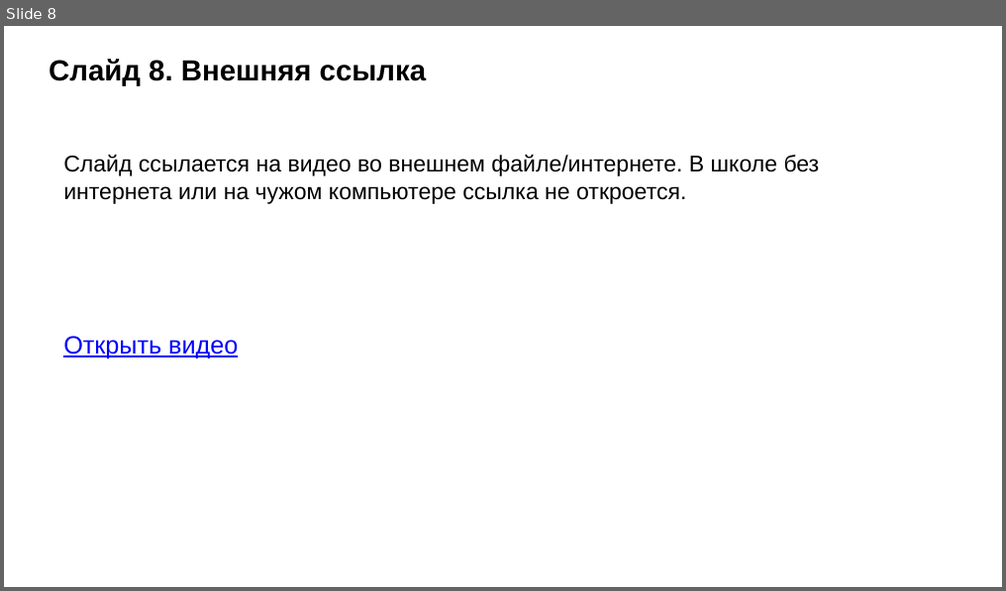
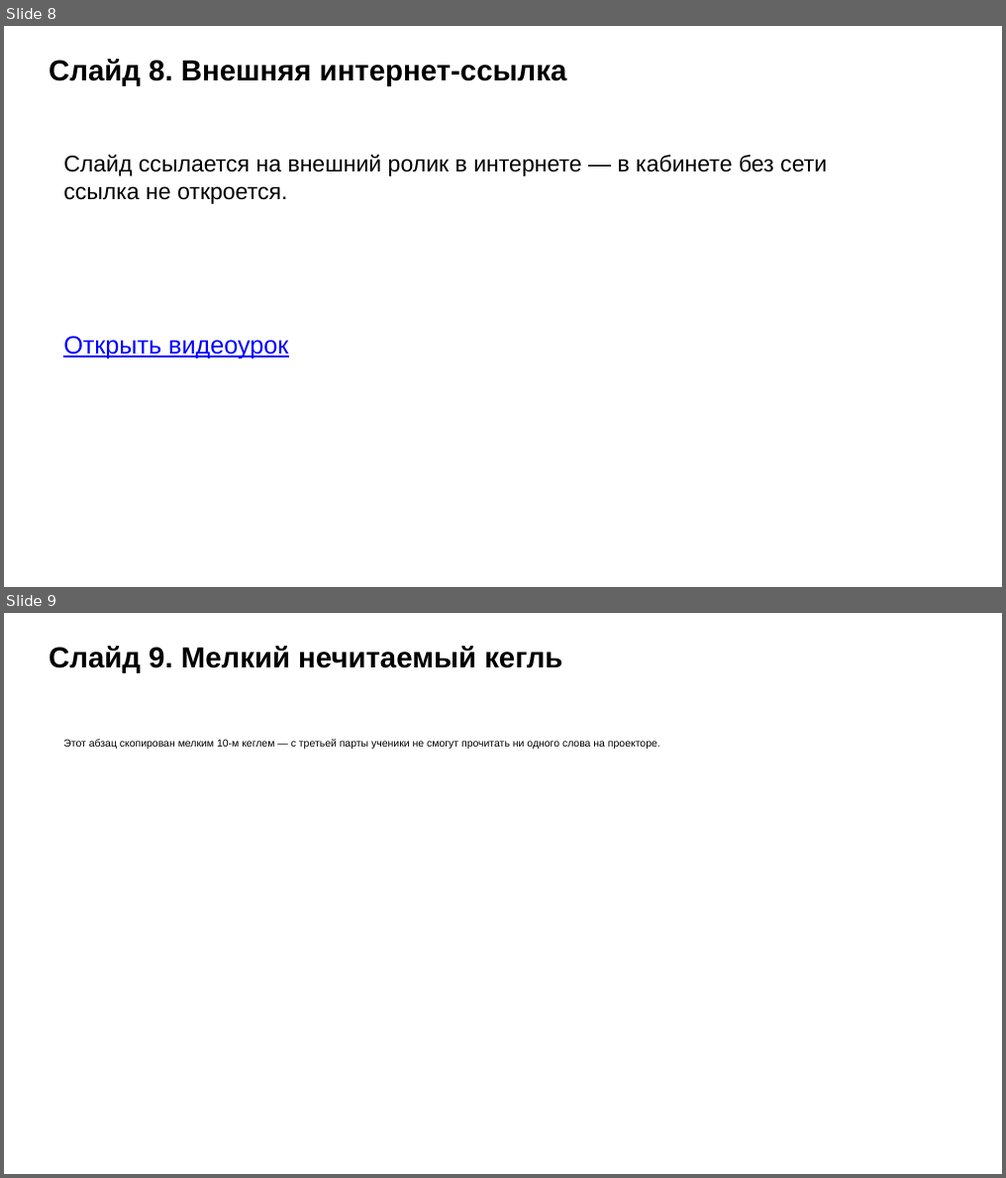
Before and after one commit to Dordschi/pptx-checker, a slide deck: test_files/broken.pptx. Shown one above the other, each under a label of ours: slide 8 before the commit, slides 8 and 9 after it. The pictures are 1006x591 and 1006x1178 pixels, drawn with LibreOffice and Linux fonts; fonts in the diff are those of the drawing. Boxes give left, top, right and bottom in pixels: in the first picture for what was removed or moved away, otherwise in the second. Text is boxed around its words. In the diff, an @@ line names an element or a change of style, - is before the commit and + after.

```diff
--- a/test_files/broken.pptx
+++ b/test_files/broken.pptx
@@ slide 9 added at [4,613,1002,1174], background #FFFFFF @@
@@ text added at [49,646,562,673], 28 pt, text #000000, bold @@
+Слайд 9. Мелкий нечитаемый кегль
@@ text added at [63,739,660,749], 10 pt, text #000000 @@
+Этот абзац скопирован мелким 10-м кеглем — с третьей парты ученики не смогут прочитать ни одного слова на проекторе.
@@ slide 8 changed as well @@
@@ text at [49,59,567,86]: text changed @@
-Слайд 8. Внешняя ссылка
+Слайд 8. Внешняя интернет-ссылка
@@ text at [63,155,827,204]: text changed @@
-Слайд ссылается на видео во внешнем файле/интернете. В школе без интернета или на чужом компьютере ссылка не откроется.
+Слайд ссылается на внешний ролик в интернете — в кабинете без сети ссылка не откроется.
@@ text at [63,336,288,359]: text changed @@
-Открыть видео
+Открыть видеоурок
```
Also in this commit, not shown: 5 other slides changed, 1 other slide added, 1 slide removed, 16 other files.
